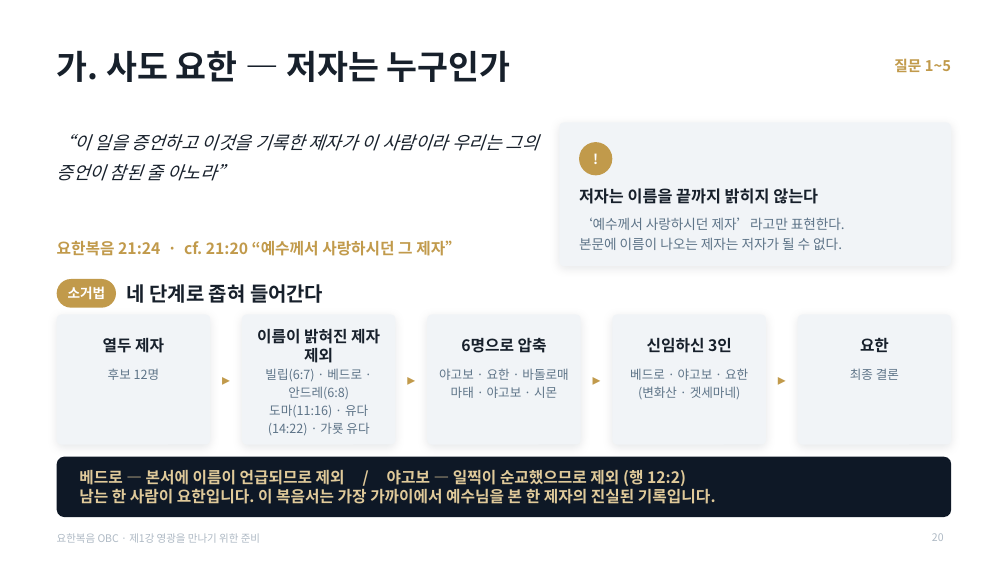
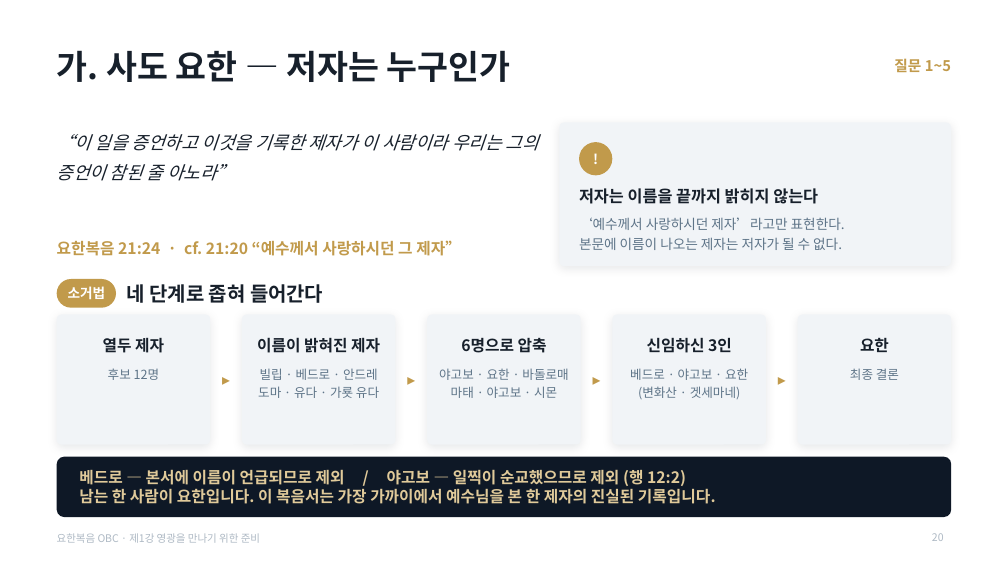
Before and after one commit to mio-modu/bible_GospelofJohn, a slide deck: slide 20 of dist/요한복음_1강_영광을_만나기_위한_준비.pptx. Drawn at 1008x567 pixels with LibreOffice and Linux fonts; fonts in the diff are those of the drawing. Boxes give left, top, right and bottom in pixels: in the first picture for what was removed or moved away, otherwise in the second. Text is boxed around its words. In the diff, an @@ line names an element or a change of style, - is before the commit and + after.

```diff
--- a/dist/요한복음_1강_영광을_만나기_위한_준비.pptx
+++ b/dist/요한복음_1강_영광을_만나기_위한_준비.pptx
@@ text at box(257, 337, 380, 353): text changed @@
-이름이 밝혀진 제자 제외
+이름이 밝혀진 제자
@@ text at box(258, 368, 379, 398): text changed @@
-빌립(6:7) · 베드로 · 안드레(6:8)
-도마(11:16) · 유다(14:22) · 가룟 유다
+빌립 · 베드로 · 안드레
+도마 · 유다 · 가룟 유다
```
Also in this commit, not shown: 11 other slides changed, 6 other files.
